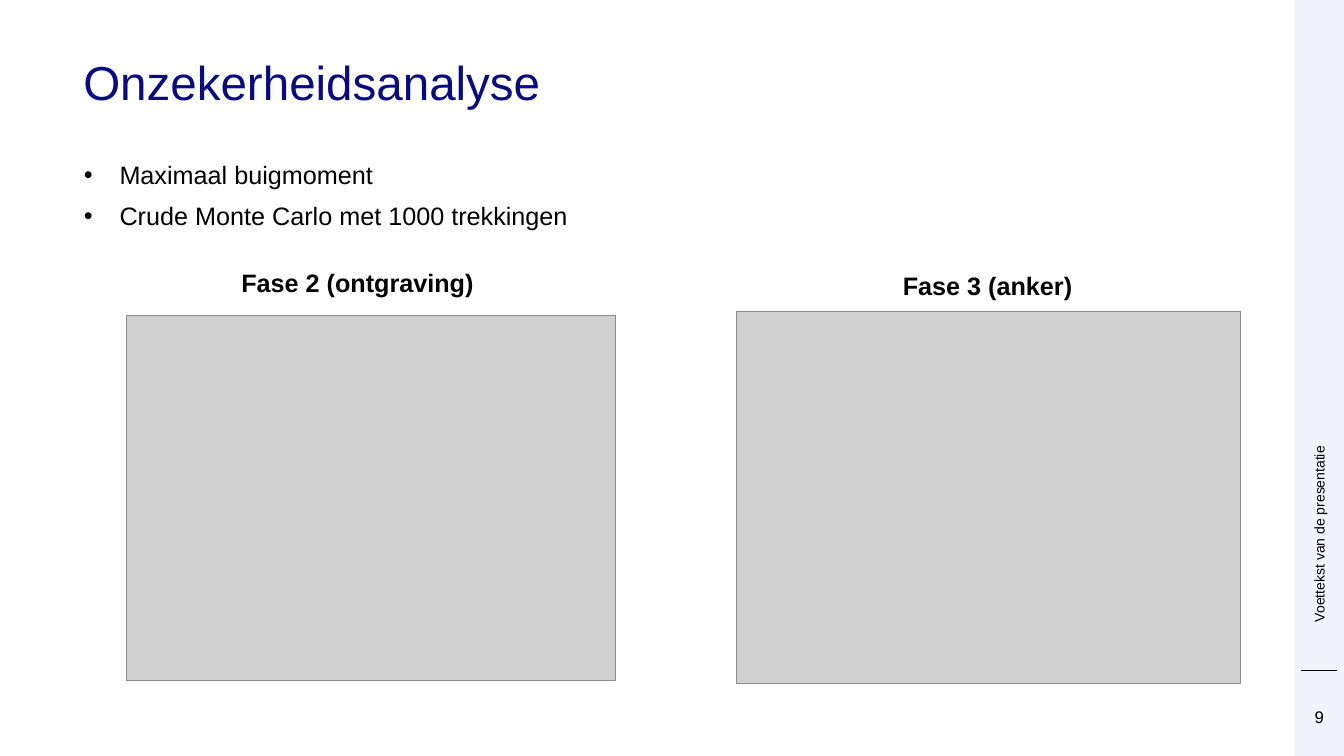
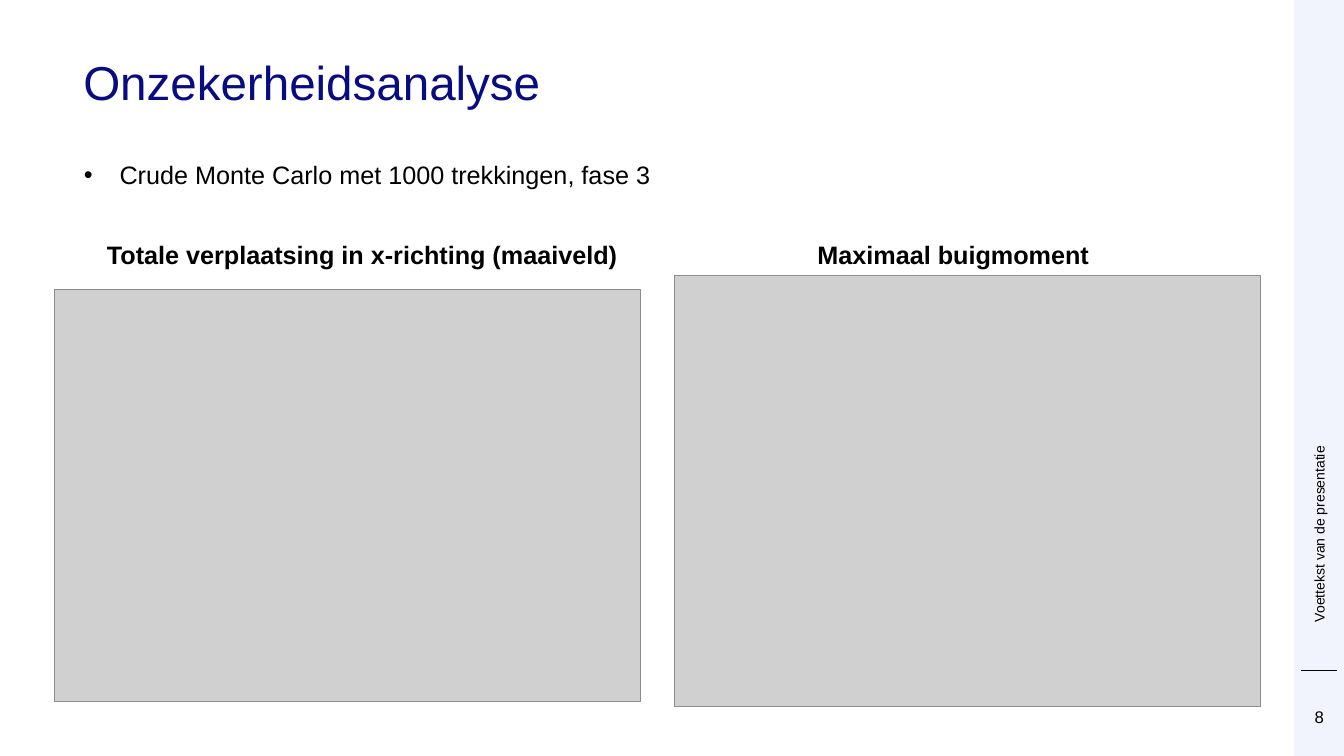
Before and after one commit to Deltares/ProbabilisticLibrary, a slide deck: slide 8 of sources/Deltares.Probabilistic.PWrapper.Examples/kratos/Prob Kratos DSD.pptx (slide 9 before the commit). Drawn at 1344x756 pixels with LibreOffice and Linux fonts; fonts in the diff are those of the drawing; grey boxes stand for pictures; background and template pictures are left out. Boxes give left, top, right and bottom in pixels: in the first picture for what was removed or moved away, otherwise in the second. Text is boxed around its words. In the diff, an @@ line names an element or a change of style, - is before the commit and + after.

```diff
--- a/sources/Deltares.Probabilistic.PWrapper.Examples/kratos/Prob Kratos DSD.pptx
+++ b/sources/Deltares.Probabilistic.PWrapper.Examples/kratos/Prob Kratos DSD.pptx
@@ text at <box>120,165,650,190</box>: text changed @@
-• Maximaal buigmoment
-• Crude Monte Carlo met 1000 trekkingen
+• Crude Monte Carlo met 1000 trekkingen, fase 3
@@ text added at <box>107,245,617,270</box>, 18 pt, text #000000, bold @@
+Totale verplaatsing in x-richting (maaiveld)
@@ text at <box>817,245,1089,270</box>: text changed @@
-Fase 3 (anker)
+Maximaal buigmoment
@@ picture: place and size @@
-picture at <box>126,316,615,681</box>
+picture at <box>54,289,640,702</box>
@@ text removed at <box>241,273,474,298</box> @@
-Fase 2 (ontgraving)
@@ picture: place and size @@
-picture at <box>736,312,1241,684</box>
+picture at <box>675,275,1260,707</box>
@@ page number at <box>1315,711,1324,723</box>: text changed @@
-9
+8
```
Also in this commit, not shown: 10 other slides changed, 1 slide removed.
